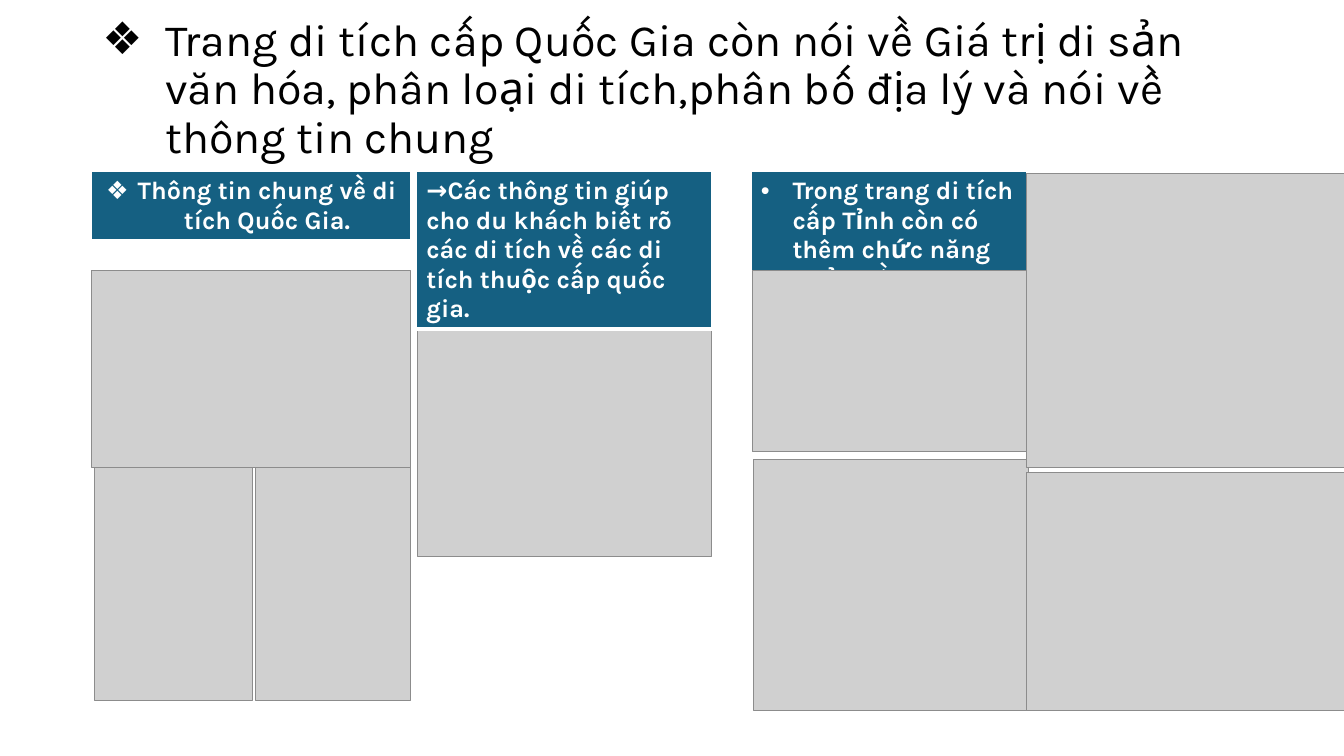
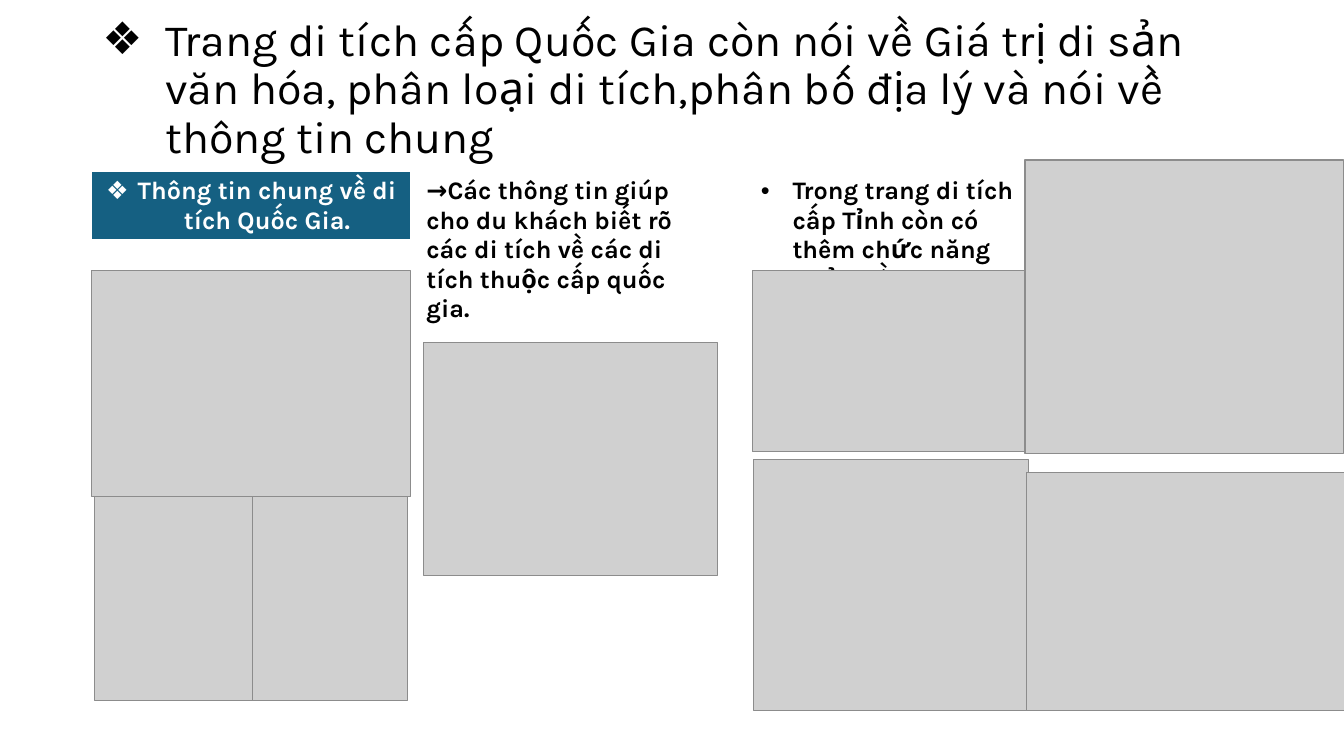
Before and after one commit to Thachnhutminh84/ThachNhutMinh-CSN, a slide deck: slide 7 of word CSN/XÂY DỰNG WEBSITE GIỚI THIỆU DI TÍCH TRÊN.pptx (slide 6 before the commit). Drawn at 1344x756 pixels with LibreOffice and Linux fonts; fonts in the diff are those of the drawing; grey boxes stand for pictures. Boxes give left, top, right and bottom in pixels: in the first picture for what was removed or moved away, otherwise in the second. Text is boxed around its words. In the diff, an @@ line names an element or a change of style, - is before the commit and + after.

```diff
--- a/word CSN/XÂY DỰNG WEBSITE GIỚI THIỆU DI TÍCH TRÊN.pptx
+++ b/word CSN/XÂY DỰNG WEBSITE GIỚI THIỆU DI TÍCH TRÊN.pptx
@@ table at (416,171,712,333) @@
@@ fill #156082 to none in row 1, column 1 @@
@@ text colour #FFFFFF to #000000 @@
@@ table at (751,171,1026,443) @@
@@ fill #156082 to none in row 1, column 1 @@
@@ text colour #FFFFFF to #000000 @@
@@ picture: place and size @@
-picture at (1026,174,1344,468)
+picture at (1025,160,1344,454)
@@ picture: place and size @@
-picture at (92,271,411,468)
+picture at (92,271,411,497)
@@ picture: place and size @@
-picture at (417,324,712,557)
+picture at (423,342,718,575)
@@ picture: place and size @@
-picture at (95,467,253,700)
+picture at (95,496,253,700)
@@ picture: place and size @@
-picture at (255,467,410,700)
+picture at (253,496,408,700)
```
Also in this commit, not shown: 9 other slides changed, 2 slides added, 8 other files.
